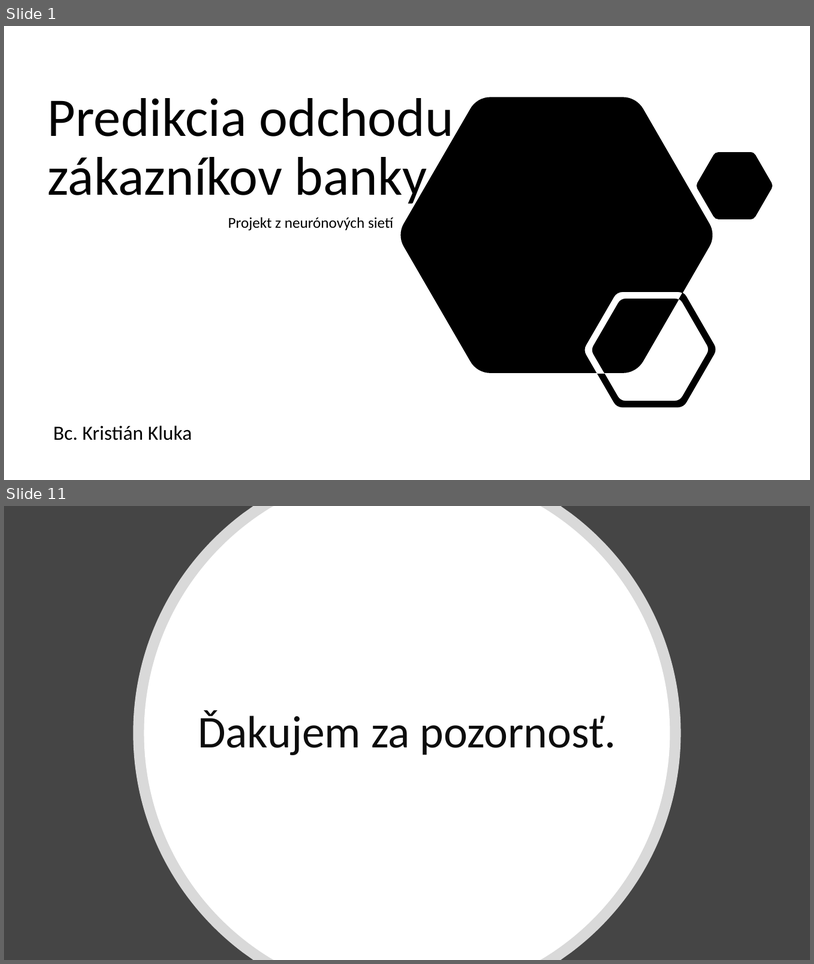
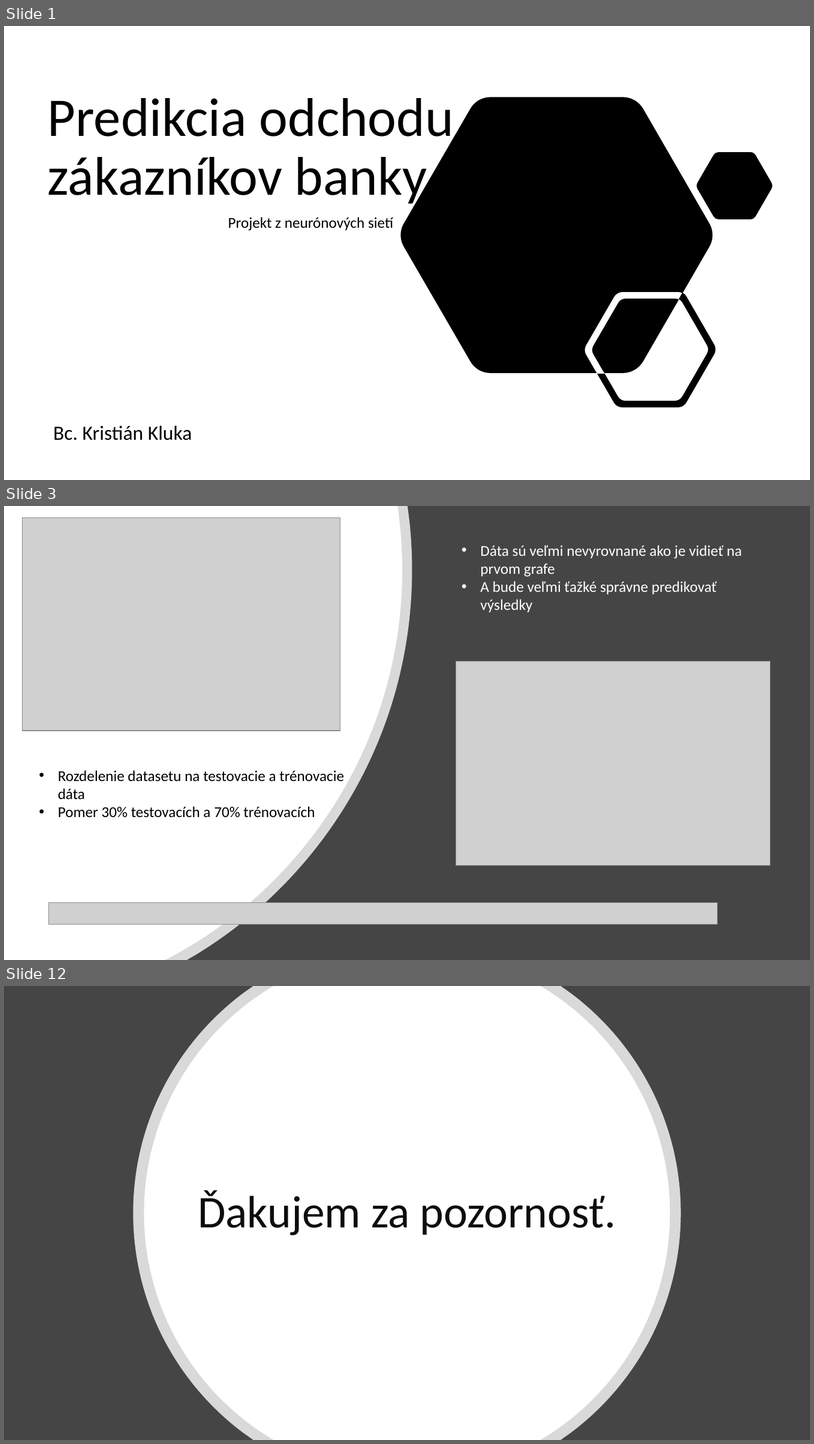
Before and after one commit to kristiankluka/Kluka_NS2021, a slide deck: NS_prezentácia_Kluka.pptx. Shown one above the other, each under a label of ours: slides 1 and 11 before the commit, slides 1, 3 and 12 after it; the slides between them are not shown. The pictures are 814x964 and 814x1444 pixels, drawn with LibreOffice and Linux fonts; fonts in the diff are those of the drawing; grey boxes stand for pictures. Boxes give left, top, right and bottom in pixels: in the first picture for what was removed or moved away, otherwise in the second. Text is boxed around its words. In the diff, an @@ line names an element or a change of style, - is before the commit and + after.

```diff
--- a/NS_prezentácia_Kluka.pptx
+++ b/NS_prezentácia_Kluka.pptx
@@ slide 3 added at bbox=[4, 506, 810, 960], background #454545 @@
@@ freeform shape added at bbox=[4, 506, 413, 960], fill #FFFFFF at 80% opacity @@
@@ freeform shape added at bbox=[4, 506, 402, 960], fill #FFFFFF @@
@@ picture added at bbox=[22, 517, 340, 730] @@
@@ text added at bbox=[480, 545, 742, 612], 18 pt, text #FFFFFF @@
+• Dáta sú veľmi nevyrovnané ako je vidieť na prvom grafe
+• A bude veľmi ťažké správne predikovať výsledky
@@ picture added at bbox=[456, 661, 770, 866] @@
@@ text added at bbox=[58, 770, 344, 817], 18 pt, text #000000 @@
+• Rozdelenie datasetu na testovacie a trénovacie dáta
+• Pomer 30% testovacích a 70% trénovacích
@@ picture added at bbox=[48, 903, 717, 924] @@
@@ what was slide 11 is now slide 12 @@
```
Also in this commit, not shown: 6 slides changed, 4 other slides added, 3 slides removed.
